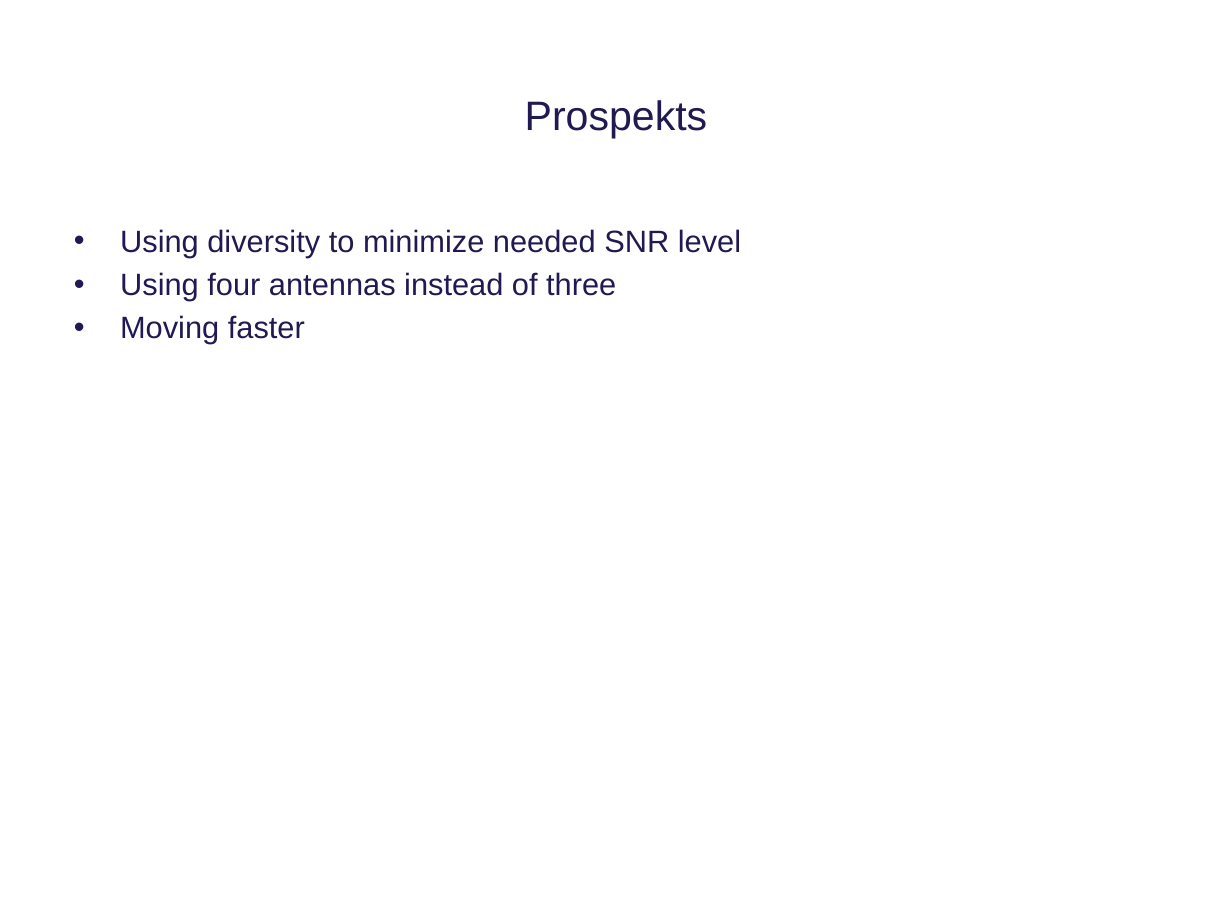
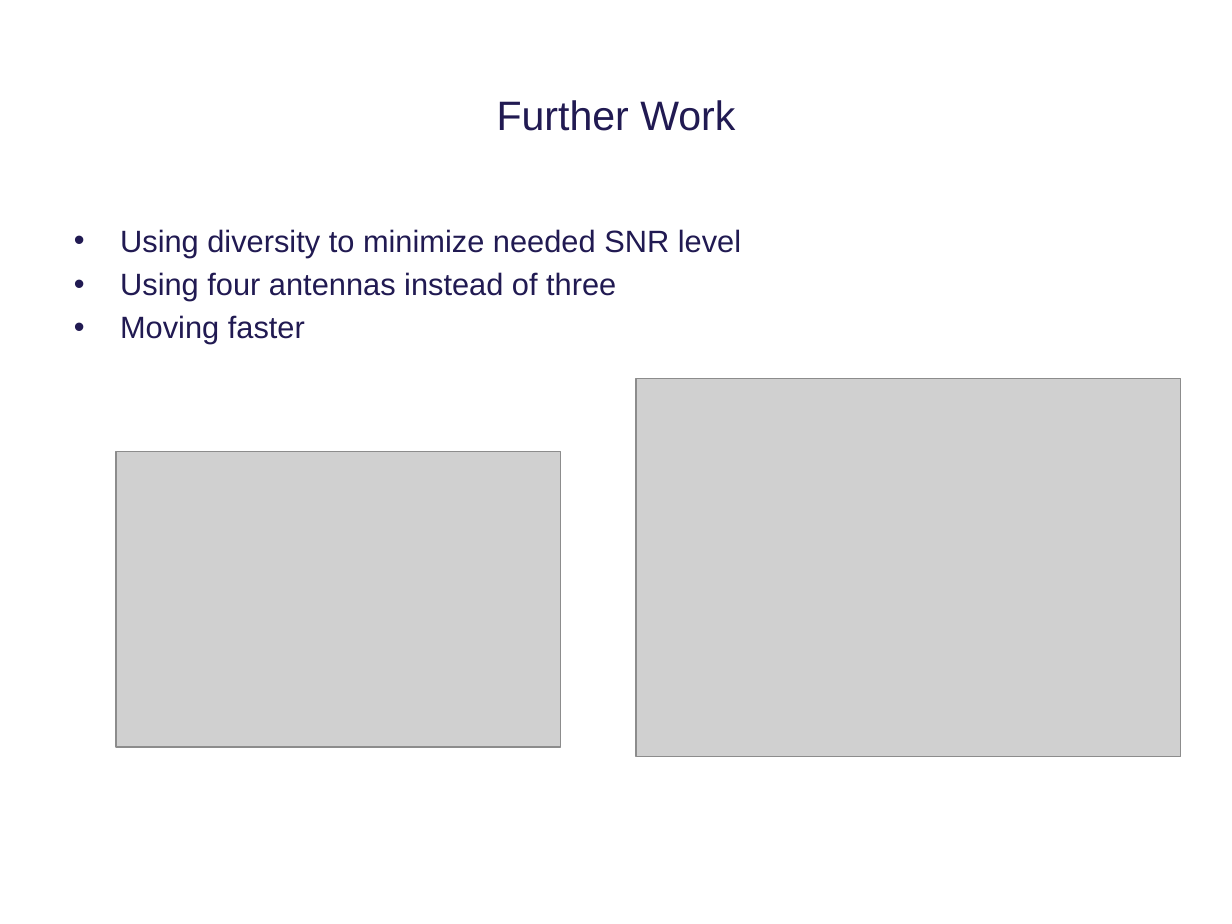
Before and after one commit to tkjj13/P8, a slide deck: slide 28 of ppt/premature ppt.pptx. Drawn at 1232x924 pixels with LibreOffice and Linux fonts; fonts in the diff are those of the drawing; grey boxes stand for pictures; background and template pictures are left out. Boxes give left, top, right and bottom in pixels: in the first picture for what was removed or moved away, otherwise in the second. Text is boxed around its words. In the diff, an @@ line names an element or a change of style, - is before the commit and + after.

Commit message:
ppt

```diff
--- a/ppt/premature ppt.pptx
+++ b/ppt/premature ppt.pptx
@@ title at (497, 100, 735, 131): text changed @@
-Prospekts
+Further Work
@@ picture added at (636, 378, 1180, 756) @@
@@ picture added at (116, 451, 561, 747) @@
```
Also in this commit, not shown: 1 other slide changed, 1 slide added, 1 slide removed.
